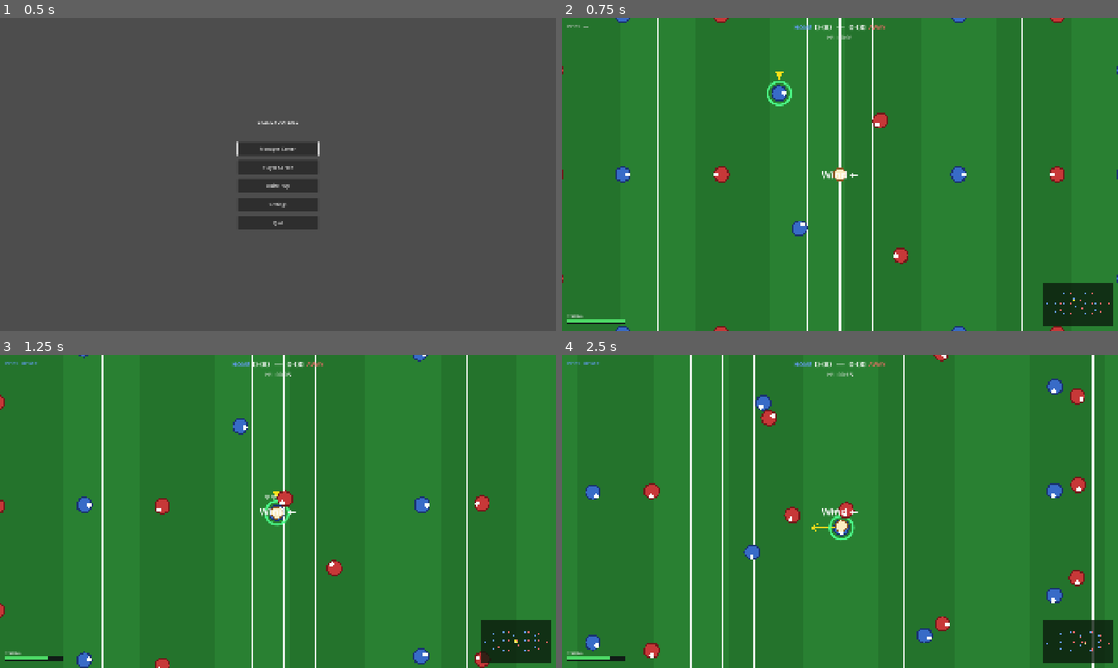
Above: before the commit, frames 1-4 (two rows, left to right).
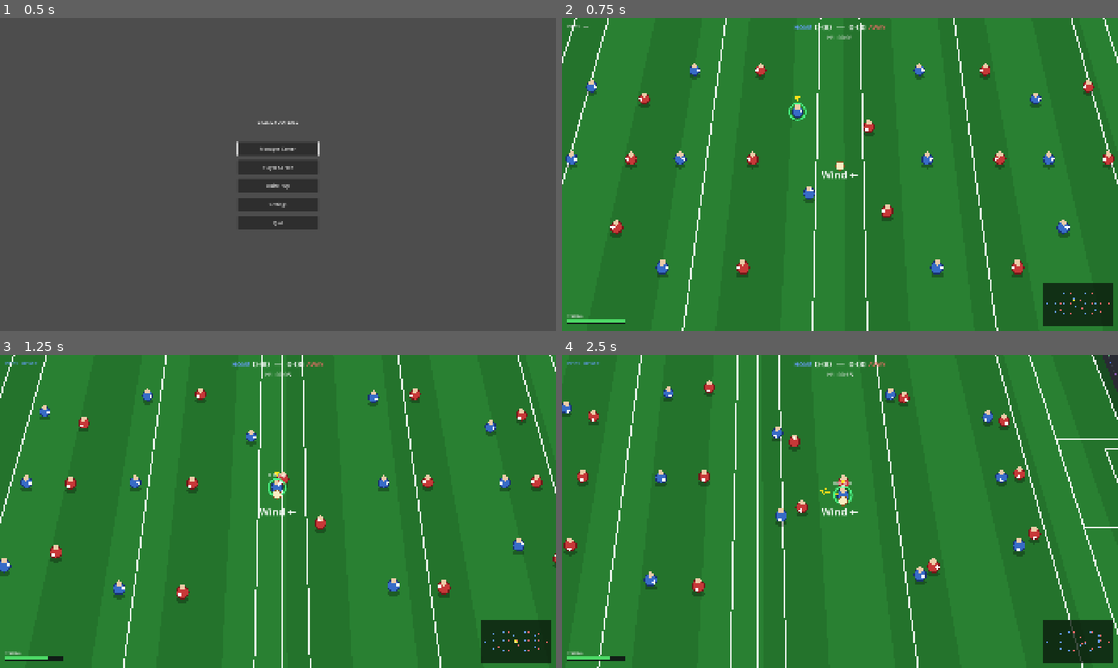
Above: after the commit, the same moments.

Repository: cathalging/gaelic-football
Game: Godot game, scene res://ui/main_menu/main_menu.tscn
Same seed, same stepped clock (60 frames per second), same inputs: the game is played once before the commit and once after it.
Inputs (mouse positions are in pixels of both pictures, inside the frame that each line leads up to):
- Up to frame 1 (0.5 s): no input
- Up to frame 2 (0.75 s): click "Quick Play" at 0.5 s
- Up to frame 3 (1.25 s): no input
- Up to frame 4 (2.5 s): tap Enter at 1.25 s; move the mouse to (962, 495) at 1.27 s; press the mouse at (962, 495) at 1.28 s; hold D (move_right) 1.28-2.03 s; move the mouse to (728, 527) at 2.02 s; release the mouse at (728, 527) at 2.03 s; hold S (move_down) from 2.03 s (still down); tap V (bounce) at 2.1 s; click (728, 527) at 2.3 s

Frame 1 is identical in both runs. In frame 2, 6.7% of the frame differs, in the area x 0-100%, y 0-100%; in frame 3, 7.1%; in frame 4, 9.0%.

Commit message:
2.5D broadcast perspective for the match scene
Render the playable match in a tilted "watching it on TV" view while the
simulation stays flat. PitchProjection (presentation-only) maps the flat world
plane to a perspective broadcast view; each match node projects inside its own
_draw via draw_set_transform, so physics, AI, scoring and referee geometry are
untouched. Goals stand up as true vertical posts + a crossbar at height, so the
ball's arc reads clearly as over (point) or under (goal). A free BroadcastCamera
replaces the ball-locked one, panning to follow play. Depth order via y-sort +
z-index. Players/ball are upright depth-scaled tokens with shadows (sprite
billboards still to come).

Co-Authored-By: Claude Opus 4.8 <noreply@anthropic.com>

Diff:
--- a/scenes/match/MatchScene.tscn
+++ b/scenes/match/MatchScene.tscn
@@ -12,6 +12,7 @@
 
 ; ── Root ──────────────────────────────────────────────────────────────────────
 [node name="MatchScene" type="Node2D"]
+y_sort_enabled = true
 script = ExtResource("1_root")
 
 ; ── Crowd ─────────────────────────────────────────────────────────────────────
@@ -21,6 +22,7 @@
 
 ; ── Pitch ─────────────────────────────────────────────────────────────────────
 [node name="Pitch" type="Node2D" parent="."]
+z_index = -1
 script = ExtResource("2_pitch")
 
 ; ── Crowd audio (placeholder event hub) ─────────────────────────────────────────
@@ -28,7 +30,7 @@
 script = ExtResource("6_audio")
 
 ; ── Ball ──────────────────────────────────────────────────────────────────────
-; Starts at pitch centre. Camera2D is a child so it auto-follows.
+; Starts at pitch centre. The camera is no longer a child — see BroadcastCamera below.
 [node name="Ball" type="CharacterBody2D" parent="."]
 motion_mode = 1
 z_index = 5
@@ -37,14 +39,11 @@
 [node name="CollisionShape2D" type="CollisionShape2D" parent="Ball"]
 shape = SubResource("CircleShape2D_ball")
 
-[node name="Camera2D" type="Camera2D" parent="Ball"]
-zoom = Vector2(2.0, 2.0)
-position_smoothing_enabled = true
-position_smoothing_speed = 6.0
-limit_left = -980
-limit_right = 980
-limit_top = -640
-limit_bottom = 640
+; ── Broadcast camera ──────────────────────────────────────────────────────────
+; A free camera (no longer parented to the ball) driven by match_scene as a TV-style
+; pan: it mostly turns to follow play left↔right with a loose, smoothed follow.
+[node name="BroadcastCamera" type="Camera2D" parent="."]
+zoom = Vector2(1.85, 1.85)
 
 ; ── HUD ───────────────────────────────────────────────────────────────────────
 [node name="HUD" type="CanvasLayer" parent="."]
--- a/scenes/match/ai_player.gd
+++ b/scenes/match/ai_player.gd
@@ -148,6 +148,8 @@
 
 # Visual
 const C_DOT       := Color(1.0, 1.0, 1.0)
+const C_HEAD      := Color(0.93, 0.80, 0.66)  # billboard "head" so the token reads upright
+const BODY_LIFT   := 16.0   # world px the token is raised off its ground shadow (2.5D)
 const C_MARKER    := Color(1.0, 0.88, 0.1)   # yellow selection triangle
 const C_AIM       := Color(1.0, 0.88, 0.1, 0.90)
 const C_DASH_RDY  := Color(0.30, 1.00, 0.55, 0.95)  # dash ready ring
@@ -1333,6 +1335,22 @@
 # ── Rendering ─────────────────────────────────────────────────────────────────
 
 func _draw() -> void:
+	# 2.5D billboard (see PitchProjection). The body keeps drawing in its own local
+	# space centred on Vector2.ZERO exactly as before; we just remap that origin to
+	# the projected, depth-scaled, lifted screen position with draw_set_transform —
+	# so the player stands up on the tilted pitch and every indicator below (rings,
+	# step dots, aim arrow) follows automatically. The physics body never moves.
+	var gp   := global_position
+	var s    := PitchProjection.scale_at(gp.y)
+	var base := PitchProjection.ground(gp) - gp   # node origin → projected ground
+
+	# Ground shadow — a flattened ellipse the token stands on.
+	draw_set_transform(base, 0.0, Vector2(s, s * 0.5))
+	draw_circle(Vector2.ZERO, PLAYER_RADIUS * 0.95, Color(0.0, 0.0, 0.0, 0.28))
+
+	# Lift the whole token off the ground and depth-scale it.
+	draw_set_transform(base + Vector2(0.0, -BODY_LIFT * s), 0.0, Vector2(s, s))
+
 	# Selection marker — yellow downward triangle above the head.
 	if is_selected:
 		var tip   := Vector2(0.0, -PLAYER_RADIUS - 10.0)
@@ -1342,6 +1360,8 @@
 
 	draw_circle(Vector2.ZERO, PLAYER_RADIUS,       _c_outline)
 	draw_circle(Vector2.ZERO, PLAYER_RADIUS - 2.5, _c_body)
+	# A small "head" lifted toward the top of the token sells the upright figure.
+	draw_circle(Vector2(0.0, -PLAYER_RADIUS * 0.78), PLAYER_RADIUS * 0.46, C_HEAD)
 	draw_circle(facing * (PLAYER_RADIUS * 0.60), 4.0, C_DOT)
 
 	# Stun indicator — visible on any player (so you can read who's out of it).
--- a/scenes/match/ball.gd
+++ b/scenes/match/ball.gd
@@ -143,23 +143,29 @@
 
 
 func _draw() -> void:
-	# Top-down height illusion. The SHADOW is always drawn at the ball's true
-	# ground position (Vector2.ZERO = its real world coords), so the shadow is the
-	# honest read of where the ball is relative to the posts — that's what scoring
-	# uses. The ball SPRITE lifts slightly and, more importantly, GROWS with height
-	# so "in the air / over the bar" is obvious at a glance.
-	var lift  := -height * 0.30                       # modest screen-up offset
-	var scale := clampf(1.0 + height / 90.0, 1.0, 2.4)  # grows the higher it goes
+	# 2.5D height illusion in the broadcast view (see PitchProjection). The SHADOW
+	# sits on the projected ground at the ball's true world position — the honest
+	# read of where it is relative to the posts (what scoring uses). The ball SPRITE
+	# lifts along the same height→screen mapping the goalposts use, so a lofted point
+	# visibly clears the crossbar, and it GROWS with height so "up in the air" reads
+	# at a glance.
+	var gp   := global_position
+	var s    := PitchProjection.scale_at(gp.y)
+	var base := PitchProjection.ground(gp) - gp   # node origin → projected ground
 
-	# Ground shadow at the true position — shrinks as the ball climbs.
-	var s := clampf(1.0 - height / 240.0, 0.35, 1.0)
-	draw_circle(Vector2.ZERO, RADIUS * s, Color(0.0, 0.0, 0.0, 0.30))
+	# Ground shadow — a flattened ellipse that shrinks as the ball climbs.
+	var shrink := clampf(1.0 - height / 240.0, 0.35, 1.0)
+	draw_set_transform(base, 0.0, Vector2(s, s * 0.5))
+	draw_circle(Vector2.ZERO, RADIUS * shrink, Color(0.0, 0.0, 0.0, 0.30))
 
-	var c := Vector2(0.0, lift)
-	draw_circle(c, RADIUS * scale,         C_SEAM)
-	draw_circle(c, (RADIUS - 1.8) * scale, C_INNER)
+	# Ball sprite — lifted by its arc height and grown as it rises.
+	var lift_px := PitchProjection.lift(gp.y, height)
+	var grow    := clampf(1.0 + height / 90.0, 1.0, 2.4)
+	draw_set_transform(base + Vector2(0.0, -lift_px), 0.0, Vector2(s * grow, s * grow))
+	draw_circle(Vector2.ZERO, RADIUS,       C_SEAM)
+	draw_circle(Vector2.ZERO, RADIUS - 1.8, C_INNER)
 
 	# Over the crossbar — ring the ball so "this is a point, sailing over the bar"
 	# reads instantly (and a driven goal attempt staying under the bar does not).
 	if height > CROSSBAR_HEIGHT:
-		draw_arc(c, RADIUS * scale + 4.0, 0.0, TAU, 24, C_OVER_BAR, 2.0)
+		draw_arc(Vector2.ZERO, RADIUS + 4.0, 0.0, TAU, 24, C_OVER_BAR, 2.0)
--- a/scenes/match/crowd.gd
+++ b/scenes/match/crowd.gd
@@ -1,6 +1,8 @@
 extends Node2D
 ## Crowd — draws simple terraced stands and a speckle of spectators around the
-## pitch, purely for atmosphere. Sits behind the pitch (z_index -1) so the playing
+## pitch, purely for atmosphere. Projected through PitchProjection (like the pitch)
+## so the stands wrap the tilted playing surface — the far stand reads small and
+## high, the near stand large and low. Sits behind the pitch (z_index -2) so the
 ## surface and its markings always draw on top. Static: drawn once.
 
 # Pitch half-extents (must match pitch.gd / match_scene.gd).
@@ -26,9 +28,17 @@
 
 
 func _ready() -> void:
-	z_index = -1
+	z_index = -2   # behind the pitch surface (pitch sits at -1)
 	_rng.seed = 0xC0FFEE   # fixed so the crowd looks the same every match
 	queue_redraw()
+
+
+func _g(world: Vector2) -> Vector2:
+	return PitchProjection.ground(world)
+
+
+func _wquad(a: Vector2, b: Vector2, c: Vector2, d: Vector2, col: Color) -> void:
+	draw_colored_polygon(PackedVector2Array([_g(a), _g(b), _g(c), _g(d)]), col)
 
 
 func _draw() -> void:
@@ -36,12 +46,14 @@
 	var outer_y := HALF_WIDTH + STAND_GAP + STAND_DEPTH
 
 	# Surround (track + grass margin) framing the whole ground.
-	draw_rect(Rect2(Vector2(-outer_x, -outer_y), Vector2(outer_x * 2.0, outer_y * 2.0)), C_SURROUND)
+	_wquad(
+		Vector2(-outer_x, -outer_y), Vector2(outer_x, -outer_y),
+		Vector2( outer_x,  outer_y), Vector2(-outer_x,  outer_y), C_SURROUND)
 
 	# Four stands. Each is a band of terraces facing the pitch.
 	# Top & bottom (run along x).
-	_draw_stand_h(-(HALF_WIDTH + STAND_GAP), -1.0)   # top stand, steps upward
-	_draw_stand_h( (HALF_WIDTH + STAND_GAP),  1.0)   # bottom stand, steps downward
+	_draw_stand_h(-(HALF_WIDTH + STAND_GAP), -1.0)   # top stand, steps upward (far)
+	_draw_stand_h( (HALF_WIDTH + STAND_GAP),  1.0)   # bottom stand, steps downward (near)
 	# Left & right (run along y).
 	_draw_stand_v(-(HALF_LENGTH + STAND_GAP), -1.0)  # left stand, steps left
 	_draw_stand_v( (HALF_LENGTH + STAND_GAP),  1.0)  # right stand, steps right
@@ -51,15 +63,16 @@
 func _draw_stand_h(edge_y: float, dir: float) -> void:
 	var x0 := -HALF_LENGTH - STAND_GAP
 	var x1 :=  HALF_LENGTH + STAND_GAP
-	draw_rect(Rect2(Vector2(x0, minf(edge_y, edge_y + dir * STAND_DEPTH)),
-			Vector2(x1 - x0, STAND_DEPTH)), C_STAND)
+	var ye := edge_y + dir * STAND_DEPTH
+	_wquad(Vector2(x0, edge_y), Vector2(x1, edge_y), Vector2(x1, ye), Vector2(x0, ye), C_STAND)
 	var rows := int(STAND_DEPTH / ROW_STEP)
 	for r in rows:
 		var y := edge_y + dir * (r + 0.5) * ROW_STEP
-		draw_line(Vector2(x0, y), Vector2(x1, y), C_STAND_HI, 1.0)
+		draw_line(_g(Vector2(x0, y)), _g(Vector2(x1, y)), C_STAND_HI, 1.0)
 		var x := x0 + SEAT_STEP * 0.5
 		while x < x1:
-			draw_circle(Vector2(x, y), 2.2, CROWD_COLORS[_rng.randi() % CROWD_COLORS.size()])
+			draw_circle(_g(Vector2(x, y)), 2.2 * PitchProjection.scale_at(y),
+					CROWD_COLORS[_rng.randi() % CROWD_COLORS.size()])
 			x += SEAT_STEP
 
 
@@ -67,13 +80,14 @@
 func _draw_stand_v(edge_x: float, dir: float) -> void:
 	var y0 := -HALF_WIDTH - STAND_GAP
 	var y1 :=  HALF_WIDTH + STAND_GAP
-	draw_rect(Rect2(Vector2(minf(edge_x, edge_x + dir * STAND_DEPTH), y0),
-			Vector2(STAND_DEPTH, y1 - y0)), C_STAND)
+	var xe := edge_x + dir * STAND_DEPTH
+	_wquad(Vector2(edge_x, y0), Vector2(xe, y0), Vector2(xe, y1), Vector2(edge_x, y1), C_STAND)
 	var rows := int(STAND_DEPTH / ROW_STEP)
 	for r in rows:
 		var x := edge_x + dir * (r + 0.5) * ROW_STEP
-		draw_line(Vector2(x, y0), Vector2(x, y1), C_STAND_HI, 1.0)
+		draw_line(_g(Vector2(x, y0)), _g(Vector2(x, y1)), C_STAND_HI, 1.0)
 		var y := y0 + SEAT_STEP * 0.5
 		while y < y1:
-			draw_circle(Vector2(x, y), 2.2, CROWD_COLORS[_rng.randi() % CROWD_COLORS.size()])
+			draw_circle(_g(Vector2(x, y)), 2.2 * PitchProjection.scale_at(y),
+					CROWD_COLORS[_rng.randi() % CROWD_COLORS.size()])
 			y += SEAT_STEP
--- a/scenes/match/match_scene.gd
+++ b/scenes/match/match_scene.gd
@@ -46,8 +46,18 @@
 const REPLAY_SPEED   := 0.3     # 0.3× = slow motion
 const REPLAY_FRAMES  := 130     # ring-buffer capacity (~2.1 s at 60 fps)
 
-@onready var _camera: Camera2D = $Ball/Camera2D
+@onready var _camera: Camera2D = $BroadcastCamera
 @onready var _crowd_audio: Node = $CrowdAudio
+
+# ── Broadcast camera ──────────────────────────────────────────────────────────--
+# A TV-style camera over the projected (2.5D) scene: it mostly *turns* to follow
+# play left↔right with a loose, smoothed positional follow, staying near the
+# pitch's vertical centre rather than glued to the ball. See _update_camera.
+const CAM_FOLLOW_X  := 5.0    # horizontal follow responsiveness (loose, smoothed)
+const CAM_FOLLOW_Y  := 2.0    # vertical follow responsiveness (gentler)
+const CAM_VERT_BIAS := 0.30   # only drift this fraction toward the ball's screen y
+const CAM_MAX_ROT   := 0.06   # rad of pan/turn at the extremes of the pitch
+const CAM_ROT_LERP  := 2.5    # how quickly the pan eases toward its target angle
 
 var _fx_rng := RandomNumberGenerator.new()   # presentation-only (shake) — not the sim RNG
 var _shake_mag := 0.0
@@ -222,6 +232,10 @@
 	_hud.set_clock("H1  00:00")
 	_hud.setup_minimap(_team_a, _team_b, _ball, HALF_LENGTH, HALF_WIDTH)
 
+	# Snap the broadcast camera onto the projected ball so it doesn't swoop in.
+	_camera.make_current()
+	_camera.global_position = PitchProjection.ground(_ball.global_position)
+
 
 ## Pick a steady match wind from the seeded RNG and tell the ball about it. Drawn
 ## once at kick-off so it's deterministic for the match.
@@ -276,6 +290,7 @@
 func _process(delta: float) -> void:
 	_switch_timer = maxf(0.0, _switch_timer - delta)
 	_update_shake(delta)
+	_update_camera(delta)
 	if _play_state == Play.REPLAY:
 		_tick_replay(delta)
 		return
@@ -1334,6 +1349,25 @@
 	)
 
 
+# ── Broadcast camera ──────────────────────────────────────────────────────────--
+
+## Drive the camera over the projected scene like a TV broadcast: a loose, smoothed
+## follow that mostly turns (rotates) to track play left↔right while staying close
+## to the pitch's vertical centre, rather than locking onto the ball.
+func _update_camera(delta: float) -> void:
+	if _camera == null:
+		return
+	var target := PitchProjection.ground(_ball.global_position)
+	var cam := _camera.global_position
+	var fx := lerpf(cam.x, target.x,                   clampf(CAM_FOLLOW_X * delta, 0.0, 1.0))
+	var fy := lerpf(cam.y, target.y * CAM_VERT_BIAS,   clampf(CAM_FOLLOW_Y * delta, 0.0, 1.0))
+	_camera.global_position = Vector2(fx, fy)
+	# Pan/turn slightly toward whichever end the play is at — the broadcast "the
+	# camera swings to follow the ball downfield" feel.
+	var pan := clampf(_ball.global_position.x / HALF_LENGTH, -1.0, 1.0)
+	_camera.rotation = lerpf(_camera.rotation, pan * CAM_MAX_ROT, clampf(CAM_ROT_LERP * delta, 0.0, 1.0))
+
+
 # ── Slow-motion goal replay ──────────────────────────────────────────────────────
 
 ## Each LIVE physics frame, snapshot the ball + every player into a ring buffer so
--- a/scenes/match/pitch.gd
+++ b/scenes/match/pitch.gd
@@ -1,6 +1,9 @@
 extends Node2D
-## Pitch — draws the full GAA pitch surface, markings, and goals.
-## Scale ~13 px/m. Edit constants to resize without touching draw logic.
+## Pitch — draws the full GAA pitch surface, markings, and goals in the tilted
+## "broadcast" perspective (see PitchProjection). The pitch geometry is defined in
+## the flat world plane exactly as the simulation sees it; every point is run
+## through PitchProjection.ground/at_height at draw time, so the surface becomes a
+## trapezoid and the goals stand up as true verticals. Scale ~13 px/m.
 ## Drawing order matters: surface → stripes → markings → rectangles → goals.
 
 # Pitch half-extents, centred on origin. (~140 m × 86 m at 13 px/m.)
@@ -26,12 +29,42 @@
 const LINE_W     := 3.0
 const POST_R     := 6.0
 
+# Goal heights (world px above the ground). The crossbar sits at the ball's own
+# crossbar height so "over the bar = point" lines up exactly with the ball's arc;
+# the uprights continue above it like real posts.
+# Tall uprights: a floated point can sail well above the bar, so the posts must rise
+# high enough that you can read whether the ball passed between them.
+const CROSSBAR_Z := 30.0     # == Ball.CROSSBAR_HEIGHT
+const POST_TOP_Z := 170.0
+
 const C_GRASS    := Color(0.161, 0.502, 0.196)
 const C_STRIPE   := Color(0.141, 0.451, 0.173)
 const C_LINE     := Color(1.0, 1.0, 1.0, 0.92)
-const C_NET      := Color(0.9, 0.9, 0.85, 0.35)
+const C_NET      := Color(0.9, 0.9, 0.85, 0.22)
 const C_POST     := Color(1.0, 1.0, 1.0)
 const C_CROSSBAR := Color(1.0, 0.82, 0.25, 0.95)  # warm bar — matches the ball's over-bar ring
+
+
+# ── Projection helpers ──────────────────────────────────────────────────────────
+# The pitch node sits at the world origin, so a flat world point maps straight
+# through the projection with no extra node offset.
+
+func _g(world: Vector2) -> Vector2:
+	return PitchProjection.ground(world)
+
+
+func _h(world: Vector2, z: float) -> Vector2:
+	return PitchProjection.at_height(world, z)
+
+
+## Draw a straight edge between two flat world points (projected).
+func _wline(a: Vector2, b: Vector2, col: Color, w: float = LINE_W) -> void:
+	draw_line(_g(a), _g(b), col, w)
+
+
+## Fill a flat-world quad (four world corners, in order) as a projected polygon.
+func _wquad(a: Vector2, b: Vector2, c: Vector2, d: Vector2, col: Color) -> void:
+	draw_colored_polygon(PackedVector2Array([_g(a), _g(b), _g(c), _g(d)]), col)
 
 
 func _draw() -> void:
@@ -45,10 +78,10 @@
 
 
 func _draw_surface() -> void:
-	draw_rect(
-		Rect2(Vector2(-HALF_LENGTH, -HALF_WIDTH), Vector2(HALF_LENGTH * 2.0, HALF_WIDTH * 2.0)),
-		C_GRASS
-	)
+	_wquad(
+		Vector2(-HALF_LENGTH, -HALF_WIDTH), Vector2(HALF_LENGTH, -HALF_WIDTH),
+		Vector2( HALF_LENGTH,  HALF_WIDTH), Vector2(-HALF_LENGTH,  HALF_WIDTH),
+		C_GRASS)
 
 
 func _draw_stripes() -> void:
@@ -56,20 +89,21 @@
 	var on := false
 	while x < HALF_LENGTH:
 		if on:
-			draw_rect(
-				Rect2(Vector2(x, -HALF_WIDTH), Vector2(STRIPE_W, HALF_WIDTH * 2.0)),
-				C_STRIPE
-			)
+			var x1 := minf(x + STRIPE_W, HALF_LENGTH)
+			_wquad(
+				Vector2(x,  -HALF_WIDTH), Vector2(x1, -HALF_WIDTH),
+				Vector2(x1,  HALF_WIDTH), Vector2(x,   HALF_WIDTH),
+				C_STRIPE)
 		x += STRIPE_W
 		on = !on
 
 
 func _draw_markings() -> void:
 	# Pitch boundary
-	draw_rect(
-		Rect2(Vector2(-HALF_LENGTH, -HALF_WIDTH), Vector2(HALF_LENGTH * 2.0, HALF_WIDTH * 2.0)),
-		C_LINE, false, LINE_W
-	)
+	_wline(Vector2(-HALF_LENGTH, -HALF_WIDTH), Vector2( HALF_LENGTH, -HALF_WIDTH), C_LINE)
+	_wline(Vector2( HALF_LENGTH, -HALF_WIDTH), Vector2( HALF_LENGTH,  HALF_WIDTH), C_LINE)
+	_wline(Vector2( HALF_LENGTH,  HALF_WIDTH), Vector2(-HALF_LENGTH,  HALF_WIDTH), C_LINE)
+	_wline(Vector2(-HALF_LENGTH,  HALF_WIDTH), Vector2(-HALF_LENGTH, -HALF_WIDTH), C_LINE)
 	# Halfway line (Gaelic football has no centre circle).
 	_vline(0.0)
 	# Symmetric cross-lines from each end (13 m, 20 m, 45 m, 65 m).
@@ -79,7 +113,7 @@
 
 
 func _vline(x: float) -> void:
-	draw_line(Vector2(x, -HALF_WIDTH), Vector2(x, HALF_WIDTH), C_LINE, LINE_W)
+	_wline(Vector2(x, -HALF_WIDTH), Vector2(x, HALF_WIDTH), C_LINE)
 
 
 ## Draw the small and large rectangles in front of one goal.
@@ -92,34 +126,48 @@
 ## Three sides of a goal-area rectangle (the goal line itself is the fourth side).
 func _rect_open_to_field(end_x: float, facing: float, depth: float, hw: float) -> void:
 	var front_x := end_x + facing * depth
-	draw_line(Vector2(end_x, -hw),   Vector2(front_x, -hw), C_LINE, LINE_W)  # top side
-	draw_line(Vector2(front_x, -hw), Vector2(front_x,  hw), C_LINE, LINE_W)  # front edge
-	draw_line(Vector2(front_x,  hw), Vector2(end_x,    hw), C_LINE, LINE_W)  # bottom side
+	_wline(Vector2(end_x, -hw),   Vector2(front_x, -hw), C_LINE)  # top side
+	_wline(Vector2(front_x, -hw), Vector2(front_x,  hw), C_LINE)  # front edge
+	_wline(Vector2(front_x,  hw), Vector2(end_x,    hw), C_LINE)  # bottom side
 
 
 func _draw_goals(end_x: float, facing: float) -> void:
 	# facing: +1 = mouth opens toward +x (right), −1 = toward −x (left).
 	var net_back_x := end_x - facing * GOAL_DEPTH
-	var top         := Vector2(end_x, -GOAL_HW)
-	var bot         := Vector2(end_x,  GOAL_HW)
-	var back_top    := Vector2(net_back_x, -GOAL_HW)
-	var back_bot    := Vector2(net_back_x,  GOAL_HW)
+	var top_w   := Vector2(end_x, -GOAL_HW)   # base of the near upright
+	var bot_w   := Vector2(end_x,  GOAL_HW)   # base of the far upright
+	var bt_w    := Vector2(net_back_x, -GOAL_HW)
+	var bb_w    := Vector2(net_back_x,  GOAL_HW)
 
-	# Net fill (semi-transparent)
-	draw_rect(
-		Rect2(Vector2(minf(end_x, net_back_x), -GOAL_HW), Vector2(GOAL_DEPTH, GOAL_HW * 2.0)),
-		C_NET
-	)
+	# Net floor (semi-transparent) — a quad on the ground behind the line.
+	_wquad(top_w, bt_w, bb_w, bot_w, C_NET)
 
-	# Net side and back frame (three sides; mouth is open on the field side)
-	draw_line(top,      back_top, C_LINE, LINE_W)
-	draw_line(back_top, back_bot, C_LINE, LINE_W)
-	draw_line(back_bot, bot,      C_LINE, LINE_W)
+	# Back frame of the net, standing up to the crossbar height.
+	draw_line(_g(bt_w), _h(bt_w, CROSSBAR_Z), C_NET, LINE_W)
+	draw_line(_g(bb_w), _h(bb_w, CROSSBAR_Z), C_NET, LINE_W)
+	draw_line(_h(bt_w, CROSSBAR_Z), _h(bb_w, CROSSBAR_Z), C_NET, LINE_W)
+	# Net side rails (ground line from front post base to back post base).
+	_wline(top_w, bt_w, C_NET)
+	_wline(bot_w, bb_w, C_NET)
 
-	# Crossbar (goal mouth) — drawn in a warm colour that matches the ball's over-bar
-	# ring, so "ball over the bar between these posts = point" reads at a glance.
-	draw_line(top, bot, C_CROSSBAR, LINE_W * 2.5)
+	# Uprights — true verticals rising from the goal line.
+	var top_base := _g(top_w)
+	var bot_base := _g(bot_w)
+	var top_apex := _h(top_w, POST_TOP_Z)
+	var bot_apex := _h(bot_w, POST_TOP_Z)
+	var top_bar  := _h(top_w, CROSSBAR_Z)
+	var bot_bar  := _h(bot_w, CROSSBAR_Z)
 
-	# Posts — drawn last so they sit on top of all lines
-	draw_circle(top, POST_R, C_POST)
-	draw_circle(bot, POST_R, C_POST)
+	draw_line(top_base, top_apex, C_POST, LINE_W * 1.6)
+	draw_line(bot_base, bot_apex, C_POST, LINE_W * 1.6)
+
+	# Crossbar between the uprights at bar height — warm colour, so "over this bar
+	# and between these posts = point" reads at a glance and lines up with the
+	# ball's own over-bar ring.
+	draw_line(top_bar, bot_bar, C_CROSSBAR, LINE_W * 2.2)
+
+	# Post caps, drawn last so they sit on top.
+	draw_circle(top_apex, POST_R, C_POST)
+	draw_circle(bot_apex, POST_R, C_POST)
+	draw_circle(top_base, POST_R * 0.7, C_POST)
+	draw_circle(bot_base, POST_R * 0.7, C_POST)
--- /dev/null
+++ b/scenes/match/pitch_projection.gd
@@ -0,0 +1,78 @@
+class_name PitchProjection
+extends RefCounted
+## Perspective projection for the playable match — PRESENTATION ONLY.
+##
+## The whole simulation (physics, AI, scoring, referee geometry) runs on a flat
+## top-down plane and that never changes. This helper maps a flat world point onto
+## a tilted, "watching it on TV" broadcast view so the match *renders* in 2.5D
+## while the bodies stay exactly where the sim put them. Each match node applies it
+## inside its own `_draw()` (via `draw_set_transform`), and the broadcast camera
+## frames the projected ball position — see match_scene.gd.
+##
+## Flat plane (matches pitch.gd / match_scene.gd):
+##   x = goal-to-goal      (−HALF_LENGTH … HALF_LENGTH)  → left ↔ right on screen
+##   y = sideline-to-sideline (−HALF_WIDTH … HALF_WIDTH)  → the depth axis
+##
+## Camera sits on the near touchline, so:
+##   near touchline (+y) → bottom of screen, large
+##   far  touchline (−y) → top of screen, small
+##
+## Why the maths stays simple: with this mapping both screen_x and screen_y are
+## linear in the depth scale `s`, so a straight world line stays a straight screen
+## line. That means the pitch projects to a clean trapezoid and the goalposts to
+## true verticals — no curve subdivision anywhere.
+
+# Must match pitch.gd / match_scene.gd.
+const HALF_LENGTH := 900.0
+const HALF_WIDTH  := 560.0
+
+# ── Tunables (this is the "strong arcade tilt" preset) ──────────────────────────
+## Depth scale at the near touchline (foreground) and far touchline (background).
+## FAR_SCALE ≈ 0.55 → the far end is just over half the size of the near end.
+const NEAR_SCALE := 1.0
+const FAR_SCALE  := 0.66
+## Screen px spanned from the far sideline to the near sideline. Lower = flatter /
+## more foreshortened depth; higher = a taller pitch on screen.
+const VSPAN := 780.0
+## Screen px of vertical lift per world px of height (ball arc, goalpost height).
+## This is what makes a lofted point sail visibly over the crossbar.
+const Z_GAIN := 1.35
+
+
+## 0 at the near touchline (+y), 1 at the far touchline (−y). Deliberately NOT
+## clamped, so off-pitch decoration (the crowd/stands) extrapolates outward cleanly.
+static func depth_t(world_y: float) -> float:
+	return (HALF_WIDTH - world_y) / (2.0 * HALF_WIDTH)
+
+
+## Depth scale for a given far-ness `t` (perspective: 1/distance).
+static func scale_at_t(t: float) -> float:
+	var dist := lerpf(1.0, NEAR_SCALE / FAR_SCALE, t)
+	dist = maxf(dist, 0.3)   # guard against degenerate / negative far extrapolation
+	return NEAR_SCALE / dist
+
+
+## Depth scale (how big to draw something) at a flat world y.
+static func scale_at(world_y: float) -> float:
+	return scale_at_t(depth_t(world_y))
+
+
+## Project a flat world point onto the ground plane of the broadcast view.
+static func ground(world: Vector2) -> Vector2:
+	var s := scale_at_t(depth_t(world.y))
+	var u := (s - FAR_SCALE) / (NEAR_SCALE - FAR_SCALE)   # 1 at near, 0 at far
+	var sx := world.x * s
+	var sy := lerpf(-VSPAN * 0.5, VSPAN * 0.5, u)
+	return Vector2(sx, sy)
+
+
+## Project a flat world point standing `z` world-px above the ground (ball arc,
+## goalpost top, a jumping player) into the broadcast view.
+static func at_height(world: Vector2, z: float) -> Vector2:
+	return ground(world) - Vector2(0.0, z * scale_at(world.y) * Z_GAIN)
+
+
+## Screen lift (px, already depth-scaled) for a height `z` at world y. Handy when a
+## node already knows its ground transform and only needs the vertical offset.
+static func lift(world_y: float, z: float) -> float:
+	return z * scale_at(world_y) * Z_GAIN
Not shown, added: scenes/match/pitch_projection.gd.uid
